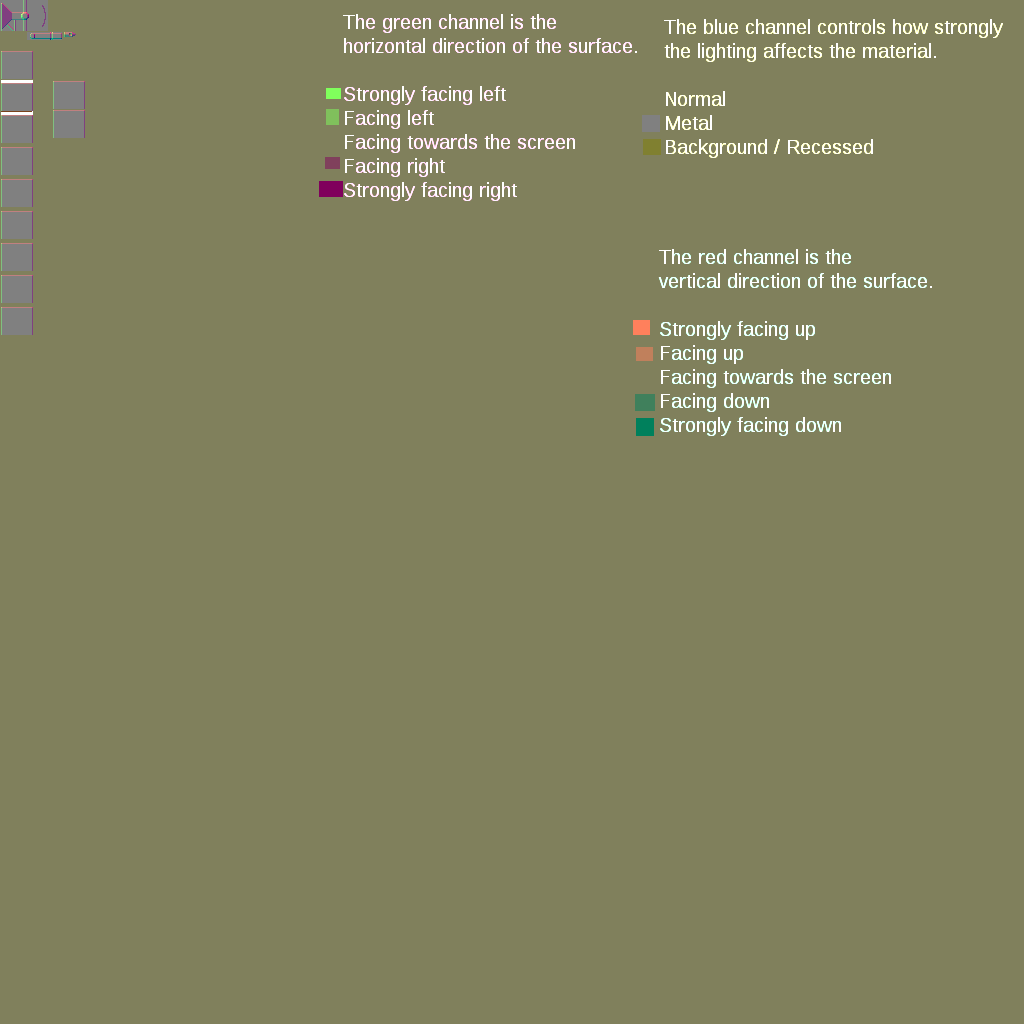
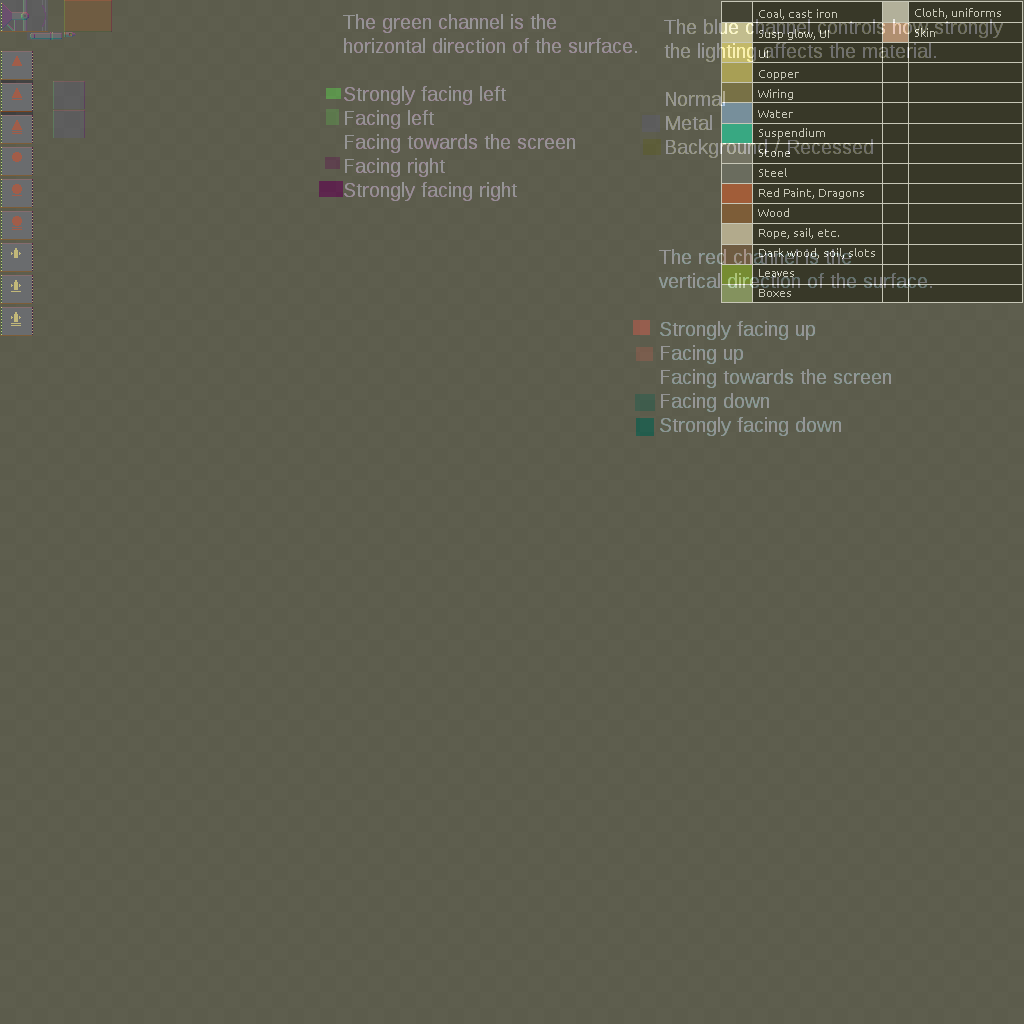
Two versions of the same layered image (1024x1024). Layer-by-layer changes:
"my_spritesheet_bump": opacity 100% → 44% over [0, 0, 1024, 1024]
painted on "Horizontal" over [64, 0, 112, 32]
painted on "Vertical" over [64, 0, 112, 32]
painted on "my_spritesheet" over [64, 0, 112, 32]
showed "16x16 grid" over [0, 0, 1024, 1024]
